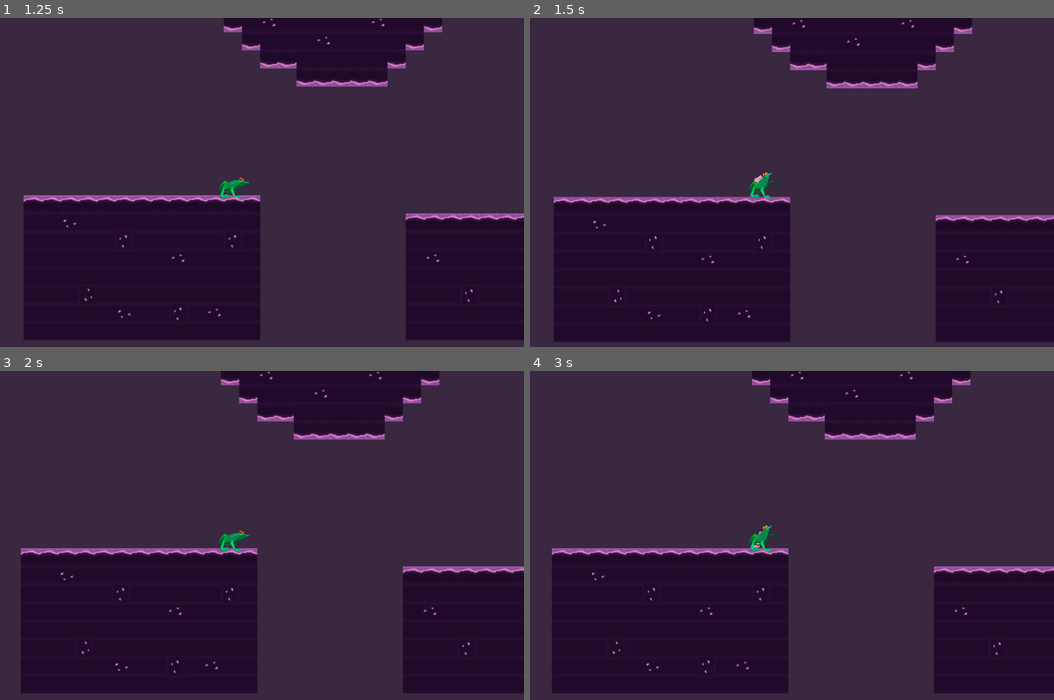
Above: before the commit, frames 1-4 (two rows, left to right).
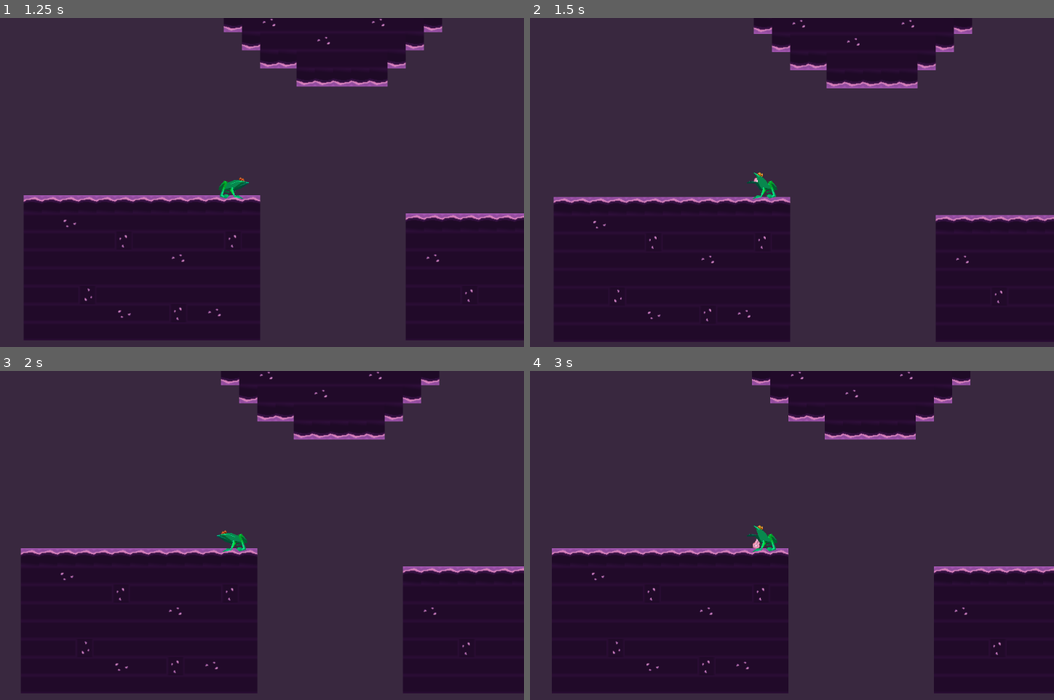
Above: after the commit, the same moments.

Repository: lemonsaurus/slurp-ninja
Game: Godot game, scene res://main.tscn
Same seed, same stepped clock (60 frames per second), same inputs: the game is played once before the commit and once after it.
Inputs (mouse positions are in pixels of both pictures, inside the frame that each line leads up to):
- Up to frame 1 (1.25 s): tap Enter at 0.5 s; move the mouse to (361, 169) at 0.52 s; click (361, 169) at 0.67 s
- Up to frame 2 (1.5 s): move the mouse to (645, 205) at 1.27 s; click (645, 205) at 1.42 s
- Up to frame 3 (2 s): no input
- Up to frame 4 (3 s): move the mouse to (823, 466) at 2.02 s; click (823, 466) at 2.17 s; tap Space at 2.75 s; move the mouse to (734, 607) at 2.77 s; click (734, 607) at 2.92 s

Frame 1 is identical in both runs. In frame 2, 0.3% of the frame differs, in the area x 41-48%, y 46-55%; in frame 3, 0.2%; in frame 4, 0.3%.

Commit message:
Turn the frog around when clicking behind him.

Diff:
--- a/objects/Player.gd
+++ b/objects/Player.gd
@@ -13,15 +13,26 @@
 var tongue_velocity = Vector2(0,0)
 var is_flipping = false
 var is_initialized = false
+var is_facing_left = false
 var flip_speed = 2
 
 
 func _input(event: InputEvent) -> void:
 	if event is InputEventMouseButton:
 		if event.pressed:
-			$Tongue.slurp(event.position - get_viewport().size * 0.5)
+			var click_position = event.position - get_viewport().size * 0.5
+			$Tongue.slurp(click_position)
 			$Sprite.frame = 1
 			$SFX.slurp()
+
+			# Flip the sprite if we're clicking behind the frog.
+			if click_position.x < 0:
+				$Sprite.flip_h = true
+				self.is_facing_left = true
+			else:
+				$Sprite.flip_h = false
+				self.is_facing_left = false
+
 
 		else:
 			$Tongue.release()
@@ -51,7 +62,11 @@
 	# Rotate around like a madman
 	var grounded = is_on_floor()
 	if not $Tongue.hooked and not grounded:
-		$Sprite.rotate(-0.1 * self.flip_speed)
+
+		if self.is_facing_left:
+			$Sprite.rotate(0.1 * self.flip_speed)
+		else:
+			$Sprite.rotate(-0.1 * self.flip_speed)
 
 		if not self.is_flipping and self.is_initialized:
 			$SFX.flip()
